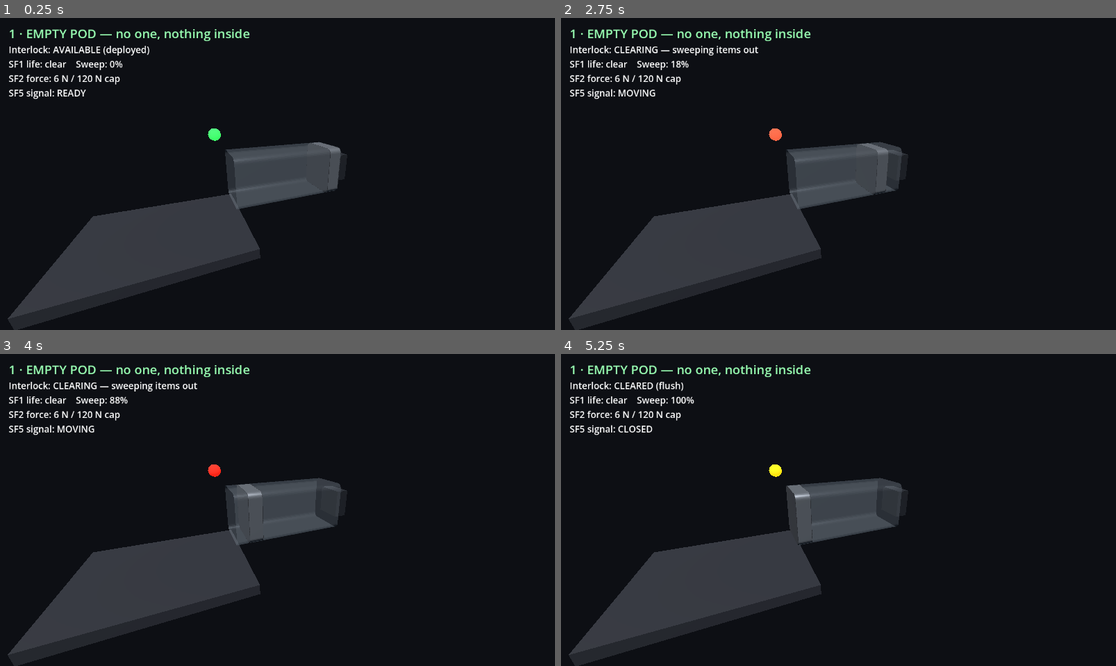
Above: before the commit, frames 1-4 (two rows, left to right).
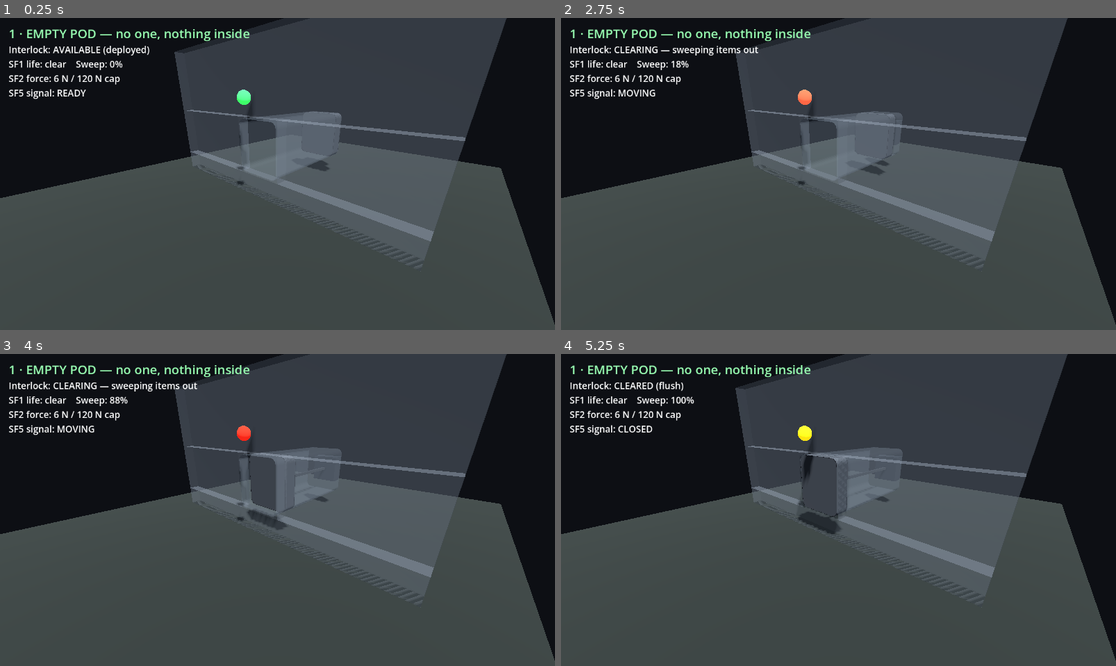
Above: after the commit, the same moments.

Repository: StrayEddy/HiveCell
Game: Godot game, scene res://physics_demo.tscn
Two runs of this game, one before a commit and one after it. Both use one fixed random seed, a clock stepped at 60 frames per second and the inputs below.
Inputs:
- Up to frame 1 (0.25 s): no input
- Up to frame 2 (2.75 s): tap Enter at 0.5 s; tap Space at 0.6, 0.77, 1.07, 1.25, 1.35, 1.52, 1.82, 2.1 s
- Up to frame 3 (4 s): tap Space at 2.85, 3.02, 3.32, 3.6, 3.77 s
- Up to frame 4 (5.25 s): tap Space at 4.07, 4.35, 4.52, 4.82, 5.1 s

The runs differ from the first frame. In frame 1, 63% of the frame differs, in the area x 0-100%, y 0-100%; in frame 2, 63%; in frame 3, 64%; in frame 4, 63%.

Commit message:
twin: move siting into physics_demo (the real main scene); drop main.tscn
physics_demo.tscn is the project's run/main_scene, and it is strictly more
capable than main.tscn (real collision, physics-swept items, 6 scenarios), so
the siting work belonged there, not in the redundant digital_twin scene.

- delete main.tscn / digital_twin.gd (redundant); port its rigid-chain column
  into physics_demo so nothing is lost;
- ground plane `sill_height` (0.5 m) below the bore floor, so ejected items
  physically fall that ~500 mm CLEAR onto a forgiving surface (ADR-0013 intent);
- the cell is set INTO a wall: a 4-bar picture-frame facade (StaticBody bars) at
  the mouth plane, sill ~500 mm above ground, sized from the shell AABB;
- wall is semi-transparent so it never hides the mouth / mechanism / falling
  items; sun shadows on; camera faces into the mouth from the room side.

Co-Authored-By: Claude Opus 4.8 <noreply@anthropic.com>

Diff:
--- a/godot/digital_twin.gd
+++ /dev/null
@@ -1,293 +0,0 @@
-extends Node3D
-## HiveCell digital twin.
-## Loads the FreeCAD-exported parts (meters, Y-up) and animates the syringe
-## motion: the piston is the ONLY moving part, sliding -X by `stroke`.
-## Dimensions/timing come from models/hivecell.json (kept in sync by
-## scripts/export_godot.py), so nothing here is a hardcoded magic number.
-##
-## SAFETY MODEL (see docs/SAFETY.md):
-## The piston exists to clear INANIMATE items (e.g. a bag left behind) from an
-## EMPTY pod. It must never move against a living thing. So the clearing sweep is
-## gated behind a life-detection interlock: the mechanism has to positively prove
-## "no life inside" before it may move, and a force/safety-edge backstop reverses
-## it if life is detected mid-motion. Removal is restricted to things that
-## cannot be hurt; a person or animal present => hold still + alert a human.
-
-const MODELS := "res://models/"
-
-@export var demo_seconds := 8.0   ## compress the ~10 min sweep to this many seconds
-@export var hold_seconds := 2.0   ## pause at each end of travel
-@export var paused := false        ## Space toggles this at runtime
-
-## --- Interlock simulation knobs (drive the simulated sensors so you can test) ---
-@export var occupant_alive := false  ## SIM: a living person/animal is inside right now
-@export var bag_present := true      ## SIM: an inanimate item was left behind
-@export var sensor_fault := false    ## SIM: inject a sensor fault (must fail safe -> no motion)
-@export var life_check_seconds := 1.5  ## dwell: all channels must read "no life" this long
-
-var stroke := 2.2                  ## meters, overwritten from manifest
-var retract_real := 600.0          ## real-world seconds, from manifest
-var install_depth := 2.86          ## meters, full depth behind wall
-var piston_rear_deployed := 2.5    ## meters
-var magazine_front := 2.56         ## meters, fixed chain magazine mouth
-var chain_w := 0.06                ## meters (Y)
-var chain_h := 0.06                ## meters (Z)
-
-## Capsule envelope + siting (from manifest). The cell is set into a wall with its
-## mouth sill ~500 mm above ground (ADR-0013 / SAFETY.md siting rules): ejected
-## inanimate items fall clear, and it suits sit-and-swing entry.
-var interior_height := 1.1         ## meters (Y), cavity crown-to-floor
-var cavity_width := 1.0            ## meters (Z), interior width
-var wall_thickness := 0.006        ## meters, barrel shell -> mouth opening size
-var sill_height := 0.5             ## meters, mouth sill above ground (siting spec)
-
-var cell: Node3D                    ## parent for the capsule assembly, lifted to the sill
-var piston: MeshInstance3D
-var seals: MeshInstance3D           ## SF3 wiper lip rings (ride with the piston)
-var column: MeshInstance3D          ## rigid-chain exposed column (procedural)
-var column_mesh: BoxMesh
-var bag: MeshInstance3D             ## the inanimate item to be cleared (procedural)
-var label: Label
-
-## The clearing cycle + life-detection live in a pure, headless-testable class
-## (safety_interlock.gd). This twin just drives its inputs and renders its state,
-## so the twin and the self-test exercise the SAME safety logic.
-var il := SafetyInterlock.new()
-var progress := 0.0                ## mirrored from the interlock for rendering
-
-
-func _ready() -> void:
-	_load_manifest()
-	il.demo_seconds = demo_seconds
-	il.hold_seconds = hold_seconds
-	il.life_check_seconds = life_check_seconds
-	il.bag_present = bag_present   # interlock owns bag state once running (it clears it)
-	_build_scene()
-
-
-func _load_manifest() -> void:
-	var f := FileAccess.open(MODELS + "hivecell.json", FileAccess.READ)
-	if f == null:
-		push_warning("hivecell.json not found; using defaults")
-		return
-	var data = JSON.parse_string(f.get_as_text())
-	if data is Dictionary:
-		stroke = float(data.get("stroke_m", stroke))
-		retract_real = float(data.get("retract_seconds_real", retract_real))
-		install_depth = float(data.get("install_depth_m", install_depth))
-		piston_rear_deployed = float(data.get("piston_rear_deployed_m", piston_rear_deployed))
-		magazine_front = float(data.get("magazine_front_m", magazine_front))
-		chain_w = float(data.get("chain_width_m", chain_w))
-		chain_h = float(data.get("chain_height_m", chain_h))
-		interior_height = float(data.get("interior_height_m", interior_height))
-		cavity_width = float(data.get("cavity_width_m", cavity_width))
-		wall_thickness = float(data.get("wall_thickness_m", wall_thickness))
-		sill_height = float(data.get("sill_height_m", sill_height))
-
-
-func _metal(color: Color, alpha := 1.0) -> StandardMaterial3D:
-	var m := StandardMaterial3D.new()
-	m.albedo_color = Color(color.r, color.g, color.b, alpha)
-	m.metallic = 0.9
-	m.roughness = 0.35
-	if alpha < 1.0:
-		m.transparency = BaseMaterial3D.TRANSPARENCY_ALPHA
-		m.cull_mode = BaseMaterial3D.CULL_DISABLED
-	return m
-
-
-func _add_part(part_name: String, mat: StandardMaterial3D) -> MeshInstance3D:
-	var mi := MeshInstance3D.new()
-	mi.mesh = load(MODELS + part_name + ".obj")
-	mi.material_override = mat
-	cell.add_child(mi)   # capsule parts live under `cell` (lifted to the sill)
-	return mi
-
-
-func _build_scene() -> void:
-	# The whole capsule assembly hangs off `cell`, lifted so the interior floor sits
-	# `sill_height` above the ground (mouth at ~500 mm -- ADR-0013). Model Y is the
-	# cavity CENTRE, so lift by sill + interior_height/2. World Y=0 is the ground.
-	cell = Node3D.new()
-	cell.position.y = sill_height + interior_height * 0.5
-	add_child(cell)
-
-	_build_ground()   # forgiving surface below the mouth (siting rule)
-	_build_wall()      # the cell is set INTO a wall; mouth flush at X=0
-
-	# Barrel semi-transparent so you can watch the piston inside; piston solid.
-	_add_part("CapsuleShell", _metal(Color(0.70, 0.75, 0.80), 0.22))
-	piston = _add_part("Piston", _metal(Color(0.85, 0.87, 0.90), 1.0))
-	# SF3 wiper seals: matte elastomer lip rings filling the 3mm gap; ride with piston.
-	var seal_mat := StandardMaterial3D.new()
-	seal_mat.albedo_color = Color(0.11, 0.12, 0.14)
-	seal_mat.roughness = 0.95
-	seals = _add_part("WiperSeals", seal_mat)
-	_add_part("ChainMagazine", _metal(Color(0.30, 0.32, 0.36), 1.0))  # fixed coil + drive
-	# Rigid-chain column: links lock straight to push and coil into the magazine to
-	# retract. Its exposed length changes as chain feeds from the coil (total length
-	# conserved in the magazine) -- so a variable-length column here is PHYSICAL.
-	column_mesh = BoxMesh.new()
-	column_mesh.size = Vector3(0.001, chain_w, chain_h)
-	column = MeshInstance3D.new()
-	column.mesh = column_mesh
-	column.material_override = _metal(Color(0.55, 0.57, 0.60), 1.0)
-	cell.add_child(column)
-
-	# The left-behind bag: a small soft item that rides out ahead of the piston
-	# face during a clearing sweep. Purely a demo prop for the inanimate case.
-	var bag_mesh := BoxMesh.new()
-	bag_mesh.size = Vector3(0.35, 0.30, 0.30)
-	bag = MeshInstance3D.new()
-	bag.mesh = bag_mesh
-	var bag_mat := StandardMaterial3D.new()
-	bag_mat.albedo_color = Color(0.55, 0.40, 0.20)
-	bag_mat.roughness = 0.9
-	bag.material_override = bag_mat
-	cell.add_child(bag)
-
-	var sun := DirectionalLight3D.new()
-	sun.rotation_degrees = Vector3(-55, -35, 0)
-	sun.light_energy = 1.2
-	sun.shadow_enabled = true   # cast shadows so the ~500 mm elevation reads clearly
-	add_child(sun)
-
-	var world := WorldEnvironment.new()
-	var env := Environment.new()
-	env.background_mode = Environment.BG_COLOR
-	env.background_color = Color(0.06, 0.07, 0.09)
-	env.ambient_light_source = Environment.AMBIENT_SOURCE_COLOR
-	env.ambient_light_color = Color(0.40, 0.45, 0.50)
-	env.ambient_light_energy = 0.6
-	world.environment = env
-	add_child(world)
-
-	var mid := install_depth * 0.5          # middle of the full assembly
-	var eye_h := sill_height + interior_height * 0.5   # cell centre height
-	# 3/4 view from the room side (-X) and +Z, elevated: shows the wall face + mouth,
-	# the drop to the ground below, and the mechanism through the transparent shell.
-	var center := Vector3(mid * 0.9, eye_h - 0.2, 0.0)
-	var cam := Camera3D.new()
-	cam.position = Vector3(-0.9, eye_h + 2.0, 6.1)
-	add_child(cam)
-	cam.look_at(center, Vector3.UP)
-	cam.current = true
-
-	var canvas := CanvasLayer.new()
-	add_child(canvas)
-	label = Label.new()
-	label.position = Vector2(16, 12)
-	label.add_theme_font_size_override("font_size", 20)
-	canvas.add_child(label)
-
-
-func _add_box(size: Vector3, center: Vector3, mat: StandardMaterial3D) -> void:
-	# World-fixed box (ground/wall context); NOT under `cell`, so it stays put.
-	var bm := BoxMesh.new()
-	bm.size = size
-	var mi := MeshInstance3D.new()
-	mi.mesh = bm
-	mi.material_override = mat
-	mi.position = center
-	add_child(mi)
-
-
-func _build_ground() -> void:
-	# Forgiving surface below the mouth (SAFETY.md siting rule): the accepted H4 drop
-	# is only the ~500 mm sill, onto a non-slip, clear, forgiving floor. World Y=0.
-	var mat := StandardMaterial3D.new()
-	mat.albedo_color = Color(0.18, 0.20, 0.19)
-	mat.roughness = 1.0
-	var plane := PlaneMesh.new()
-	plane.size = Vector2(16, 16)
-	var mi := MeshInstance3D.new()
-	mi.mesh = plane
-	mi.material_override = mat
-	mi.position = Vector3(install_depth * 0.5, 0.0, 0.0)
-	add_child(mi)
-
-
-func _build_wall() -> void:
-	# The cell is set INTO a wall: a facade at the mouth plane (X=0) with a rectangular
-	# opening framing the barrel, the mouth sill `sill_height` above the ground. Built
-	# as a 4-bar picture frame (bottom spandrel + head + two jambs) -- no CSG needed.
-	var t := wall_thickness
-	var reveal := 0.02                              # gap so the barrel clears the frame
-	var ob := sill_height - t - reveal              # opening bottom (barrel outer + reveal)
-	var ot := sill_height + interior_height + t + reveal  # opening top
-	var ohw := cavity_width * 0.5 + t + reveal      # opening half-width (Z)
-	var whw := ohw + 2.4                            # wall half-span (Z) -> reads as a wall
-	var wtop := ot + 1.4                            # wall top (Y)
-	var fd := 0.25                                   # facade depth along X (X in [0, fd])
-	var cx := fd * 0.5
-
-	var mat := StandardMaterial3D.new()
-	mat.albedo_color = Color(0.34, 0.35, 0.37)      # matte architectural concrete
-	mat.roughness = 0.95
-	mat.metallic = 0.0
-
-	# bottom spandrel (ground -> sill): this is the ~500 mm wall under the mouth
-	_add_box(Vector3(fd, ob, 2.0 * whw), Vector3(cx, ob * 0.5, 0.0), mat)
-	# head (above the opening)
-	_add_box(Vector3(fd, wtop - ot, 2.0 * whw), Vector3(cx, (ot + wtop) * 0.5, 0.0), mat)
-	# jambs (either side of the opening)
-	var jamb_h := ot - ob
-	var jamb_w := whw - ohw
-	_add_box(Vector3(fd, jamb_h, jamb_w), Vector3(cx, (ob + ot) * 0.5, -(ohw + whw) * 0.5), mat)
-	_add_box(Vector3(fd, jamb_h, jamb_w), Vector3(cx, (ob + ot) * 0.5, (ohw + whw) * 0.5), mat)
-
-
-func _input(event: InputEvent) -> void:
-	if event is InputEventKey and event.pressed and event.keycode == KEY_SPACE:
-		paused = not paused
-
-
-func _process(delta: float) -> void:
-	if not paused:
-		# Feed the live simulation knobs into the interlock, then step it.
-		il.occupant_alive = occupant_alive
-		il.sensor_fault = sensor_fault
-		il.step(delta)
-		progress = il.progress
-		bag_present = il.bag_present
-
-	piston.position.x = -progress * stroke
-	seals.position.x = piston.position.x   # seals ride with the piston
-	_update_chain()
-	_update_bag()
-	_update_label()
-
-
-func _update_chain() -> void:
-	# Rigid chain spans from the (moving) piston rear to the (fixed) magazine mouth;
-	# the remainder is coiled inside the magazine (total chain length conserved).
-	var piston_rear := piston_rear_deployed - progress * stroke
-	var col_len: float = maxf(magazine_front - piston_rear, 0.001)
-	column_mesh.size = Vector3(col_len, chain_w, chain_h)
-	column.position = Vector3((piston_rear + magazine_front) * 0.5, 0.0, 0.0)
-
-
-func _update_bag() -> void:
-	# The bag rides just ahead of the piston face while it is being swept out, and
-	# vanishes once cleared. Only shown for the inanimate-clearing demo.
-	bag.visible = bag_present
-	if bag_present:
-		bag.position = Vector3(piston.position.x + 0.4, 0.0, 0.0)
-
-
-func _update_label() -> void:
-	var names := {
-		SafetyInterlock.State.AVAILABLE: "AVAILABLE (in use / deployed)",
-		SafetyInterlock.State.LIFE_CHECK: "LIFE CHECK (must prove empty)",
-		SafetyInterlock.State.CLEARING: "CLEARING inanimate item",
-		SafetyInterlock.State.CLEARED_HOLD: "CLEARED (flush)",
-		SafetyInterlock.State.REDEPLOY: "REDEPLOYING",
-		SafetyInterlock.State.BLOCKED_OCCUPIED: "BLOCKED: life detected -> alert human",
-	}
-	var verdict := ("OCCUPIED" if il.life_present() else "clear")
-	var sig = ["READY", "MOVING", "CLOSED", "ALARM"][il.signal_level()]
-	var real_elapsed := int(round(progress * retract_real))
-	label.text = "HiveCell digital twin   [Space] pause\nState: %s\nInterlock: %s   (fault=%s, bag=%s)\nSweep: %d%%   (~%ds of %ds real)\nSF5 signal: %s   Piston X: %+.2f m" % [
-		names[il.state], verdict, str(sensor_fault), str(bag_present),
-		int(round(progress * 100.0)), real_elapsed, int(retract_real), sig, piston.position.x
-	]
--- a/godot/main.tscn
+++ /dev/null
@@ -1,6 +0,0 @@
-[gd_scene load_steps=2 format=3]
-
-[ext_resource type="Script" path="res://digital_twin.gd" id="1_main"]
-
-[node name="DigitalTwin" type="Node3D"]
-script = ExtResource("1_main")
--- a/godot/physics_demo.gd
+++ b/godot/physics_demo.gd
@@ -27,6 +27,22 @@
 var cavity_x0 := 0.15      ## just inside the mouth
 var cavity_x1 := 2.0       ## just in front of the deployed piston face
 
+## Siting (ADR-0013 / SAFETY.md): the cell is set INTO a wall with its mouth sill
+## ~500 mm above ground, so ejected inanimate items fall CLEAR onto a forgiving
+## surface (they physically drop `sill_height` to the ground here). From manifest.
+var sill_height := 0.5     ## meters, bore floor above ground (mouth sill height)
+var ground_y := -1.0       ## world Y of the ground (= floor_y - sill_height)
+
+## Rigid-chain drive, ported from the old twin: the exposed column spans the
+## (moving) piston rear to the (fixed) magazine mouth; its length is physical
+## (chain coils into the magazine). From manifest.
+var magazine_front := 2.56 ## meters, fixed chain-magazine mouth
+var piston_rear_deployed := 2.5  ## meters, piston rear at the deployed pose
+var chain_w := 0.06        ## meters (Y)
+var chain_h := 0.06        ## meters (Z)
+var column: MeshInstance3D
+var column_mesh: BoxMesh
+
 var piston: AnimatableBody3D
 var spawned: Array[Node] = []
 var person: Node3D = null
@@ -68,6 +84,11 @@
 	var d = JSON.parse_string(f.get_as_text())
 	if d is Dictionary:
 		stroke = float(d.get("stroke_m", stroke))
+		sill_height = float(d.get("sill_height_m", sill_height))
+		magazine_front = float(d.get("magazine_front_m", magazine_front))
+		piston_rear_deployed = float(d.get("piston_rear_deployed_m", piston_rear_deployed))
+		chain_w = float(d.get("chain_width_m", chain_w))
+		chain_h = float(d.get("chain_height_m", chain_h))
 
 
 # --- helpers -----------------------------------------------------------------
@@ -113,6 +134,7 @@
 	half_w = aabb.size.z * 0.5 - wall
 	cavity_x0 = mouth_x + 0.2
 	cavity_x1 = stroke - 0.25  # keep items in front of the deployed piston face
+	ground_y = floor_y - sill_height  # mouth sill ~500 mm above ground (ADR-0013)
 
 	# Shell: static body, concave (trimesh) collision from the real mesh, drawn
 	# semi-transparent so the interior reads from the near top-down camera.
@@ -152,9 +174,22 @@
 	add_child(piston)
 	_place_piston()
 
-	# Exterior floor just outside/below the mouth to catch ejected items.
-	_static_box(Vector3(3.2, 0.2, 2.6), Vector3(mouth_x - 1.4, floor_y - 0.5, 0.0),
-		_mat(Color(0.16, 0.17, 0.20)))
+	# Rigid-chain exposed column: links lock straight to push the piston and coil
+	# into the magazine to retract, so its exposed length is physical (not a rod).
+	column_mesh = BoxMesh.new()
+	column_mesh.size = Vector3(0.001, chain_w, chain_h)
+	column = MeshInstance3D.new()
+	column.mesh = column_mesh
+	column.material_override = _mat(Color(0.55, 0.57, 0.60), 0.4, 0.9)
+	add_child(column)
+	_update_chain()
+
+	# Ground: a large forgiving surface `sill_height` below the bore floor, so ejected
+	# items fall CLEAR of the mouth (the H4 siting rationale). Its top is at ground_y.
+	_static_box(Vector3(10.0, 0.2, 8.0), Vector3(stroke * 0.5, ground_y - 0.1, 0.0),
+		_mat(Color(0.17, 0.19, 0.18), 1.0))
+	# The cell is set INTO a wall at the mouth plane, mouth sill ~500 mm up.
+	_build_wall(aabb)
 
 	# SF5 signalling beacon above the mouth: warns before + during motion.
 	var bm := SphereMesh.new()
@@ -172,6 +207,7 @@
 	var sun := DirectionalLight3D.new()
 	sun.rotation_degrees = Vector3(-62, -28, 0)
 	sun.light_energy = 1.25
+	sun.shadow_enabled = true   # shadows make the ~500 mm elevation read clearly
 	add_child(sun)
 	var world := WorldEnvironment.new()
 	var env := Environment.new()
@@ -183,13 +219,13 @@
 	world.environment = env
 	add_child(world)
 
-	# Mostly-front 3/4 view (shell is see-through): looking broadside along +Z,
-	# tilted ~20 deg from the top and ~23 deg from the side, offset toward the
-	# mouth so the ejection zone sits in the foreground.
+	# Front-ish 3/4 from the room side (-X), elevated: faces INTO the mouth so the
+	# hole, the bore/piston (through the see-through wall + shell), and items falling
+	# clear in the foreground all read; the ~500 mm sill-above-ground stays visible.
 	var cam := Camera3D.new()
-	cam.position = Vector3(-0.7, 1.5, 4.2)
+	cam.position = Vector3(-2.6, 1.0, 2.9)
 	add_child(cam)
-	cam.look_at(Vector3(1.1, -0.05, 0.0), Vector3.UP)
+	cam.look_at(Vector3(0.6, floor_y - 0.15, 0.0), Vector3.UP)
 	cam.current = true
 
 	var canvas := CanvasLayer.new()
@@ -202,6 +238,43 @@
 	status_label.position = Vector2(18, 52)
 	status_label.add_theme_font_size_override("font_size", 19)
 	canvas.add_child(status_label)
+
+
+func _build_wall(aabb: AABB) -> void:
+	# The cell is set INTO a wall: a facade at the mouth plane with a rectangular
+	# opening framing the barrel, the sill `sill_height` above the ground. Built as
+	# a 4-bar picture frame (bottom spandrel + head + two jambs), each a StaticBody
+	# so ejected items can't tunnel through. Opening sized from the shell AABB.
+	var reveal := 0.03
+	var ob := aabb.position.y - reveal                    # opening bottom (barrel outer)
+	var ot := aabb.position.y + aabb.size.y + reveal      # opening top
+	var ohw := aabb.size.z * 0.5 + reveal                 # opening half-width (Z)
+	var whw := ohw + 2.4                                  # wall half-span (Z)
+	var wtop := ot + 1.4                                  # wall top (Y)
+	var fd := 0.25                                         # facade depth: X in [mouth_x, +fd]
+	var cx := mouth_x + fd * 0.5
+	# Semi-transparent so it still reads as the wall the cell is set into, but never
+	# hides the mouth, the mechanism, or items falling clear in front of it.
+	var mat := _mat(Color(0.42, 0.44, 0.47), 0.9, 0.0, 0.28)
+
+	# bottom spandrel (ground -> sill): the ~500 mm wall directly under the mouth
+	_static_box(Vector3(fd, ob - ground_y, 2.0 * whw), Vector3(cx, (ground_y + ob) * 0.5, 0.0), mat)
+	# head (above the opening)
+	_static_box(Vector3(fd, wtop - ot, 2.0 * whw), Vector3(cx, (ot + wtop) * 0.5, 0.0), mat)
+	# jambs (either side of the opening)
+	var jh := ot - ob
+	var jw := whw - ohw
+	_static_box(Vector3(fd, jh, jw), Vector3(cx, (ob + ot) * 0.5, -(ohw + whw) * 0.5), mat)
+	_static_box(Vector3(fd, jh, jw), Vector3(cx, (ob + ot) * 0.5, (ohw + whw) * 0.5), mat)
+
+
+func _update_chain() -> void:
+	# Column spans the (moving) piston rear to the (fixed) magazine mouth; the rest
+	# is coiled in the magazine (total chain length conserved).
+	var piston_rear := piston_rear_deployed - il.progress * stroke
+	var col_len: float = maxf(magazine_front - piston_rear, 0.001)
+	column_mesh.size = Vector3(col_len, chain_w, chain_h)
+	column.position = Vector3((piston_rear + magazine_front) * 0.5, 0.0, 0.0)
 
 
 # --- contents ----------------------------------------------------------------
@@ -348,6 +421,7 @@
 	if il.state == SafetyInterlock.State.CLEARING or il.state == SafetyInterlock.State.REDEPLOY:
 		saw_motion = true
 	_place_piston()
+	_update_chain()
 	_update_beacon()
 	_update_hud()
 
Not shown, removed: godot/digital_twin.gd.uid
